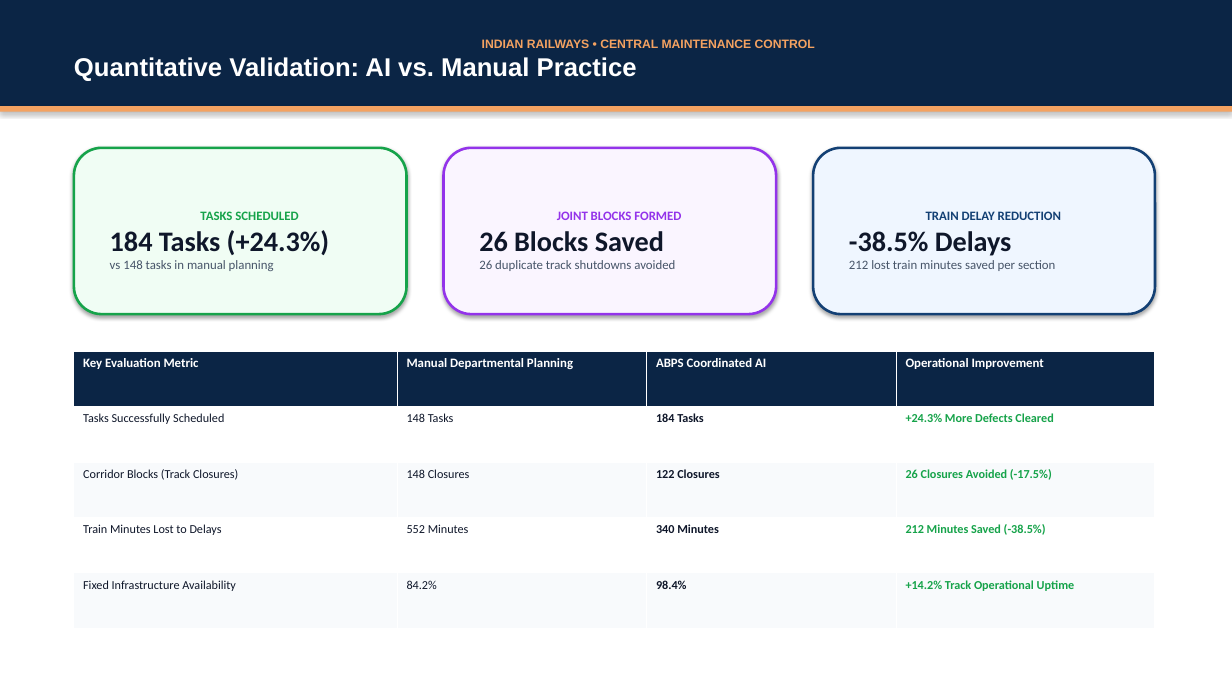
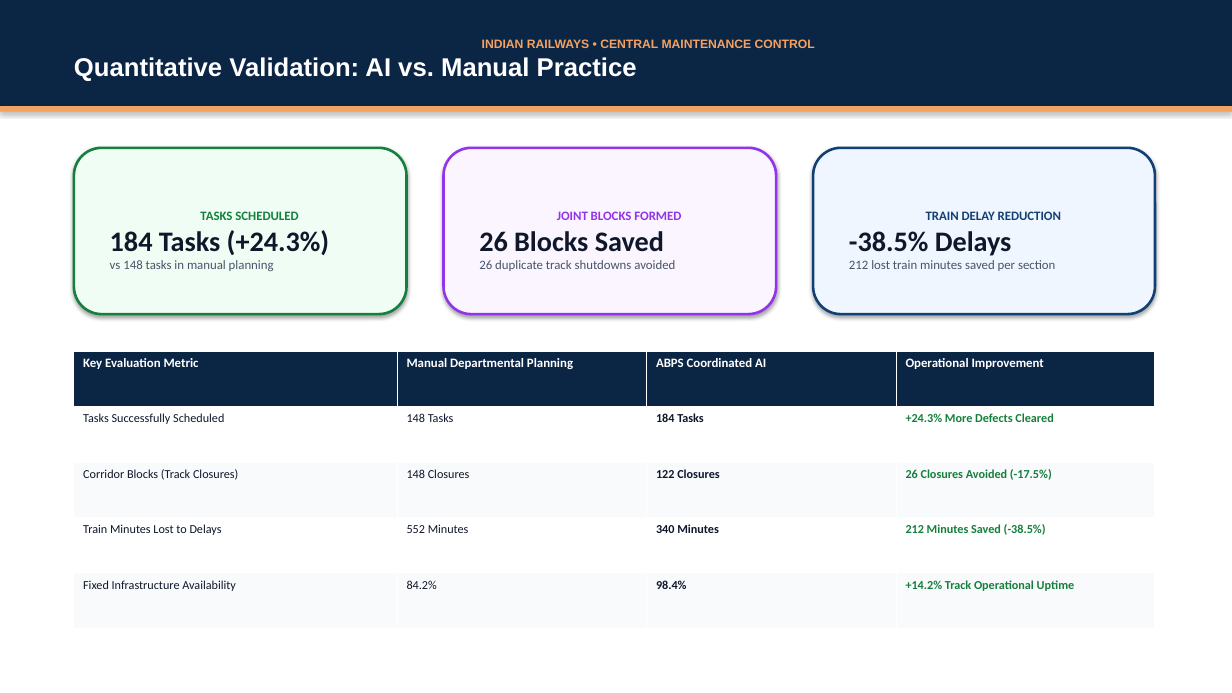
Before and after one commit to Kr1sh8/ABPS-railway, a slide deck: slide 6 of ABPS_Project_Presentation.pptx. Drawn at 1232x693 pixels with LibreOffice and Linux fonts; fonts in the diff are those of the drawing. Boxes give left, top, right and bottom in pixels: in the first picture for what was removed or moved away, otherwise in the second. Text is boxed around its words. In the diff, an @@ line names an element or a change of style, - is before the commit and + after.

Commit message:
style: replace dark links with high-contrast clickable action buttons in presentation

```diff
--- a/ABPS_Project_Presentation.pptx
+++ b/ABPS_Project_Presentation.pptx
@@ rounded rectangle "TASKS SCHEDULED" at [74,148,407,314]: outline #16A34A 2 pt to #15803D 2 pt @@
@@ text in rounded rectangle at [200,211,298,220]: text colour #16A34A to #15803D in "TASKS SCHEDULED" @@
@@ table at [74,351,1155,628] @@
@@ text colour #16A34A to #15803D in "+24.3% More Defects Cleared", "26 Closures Avoided (-17.5%)", "212 Minutes Saved (-38.5%)", "+14.2% Track Operational Uptime" @@
```
Also in this commit, not shown: 5 other slides changed, 1 other file.
